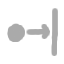
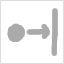
Revision of a layered 64px x 64px image; what changed, layer by layer:
added layer "Pasted Layer" above "Background" over (0, 0, 64, 64)
